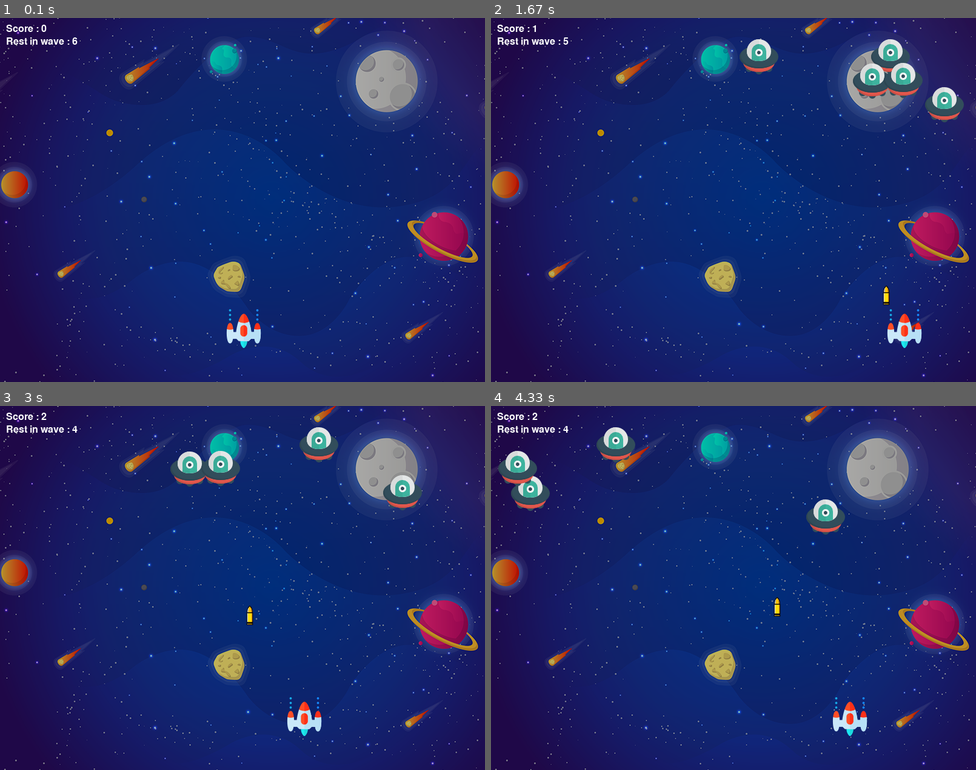
Above: before the commit, frames 1-4 (two rows, left to right).
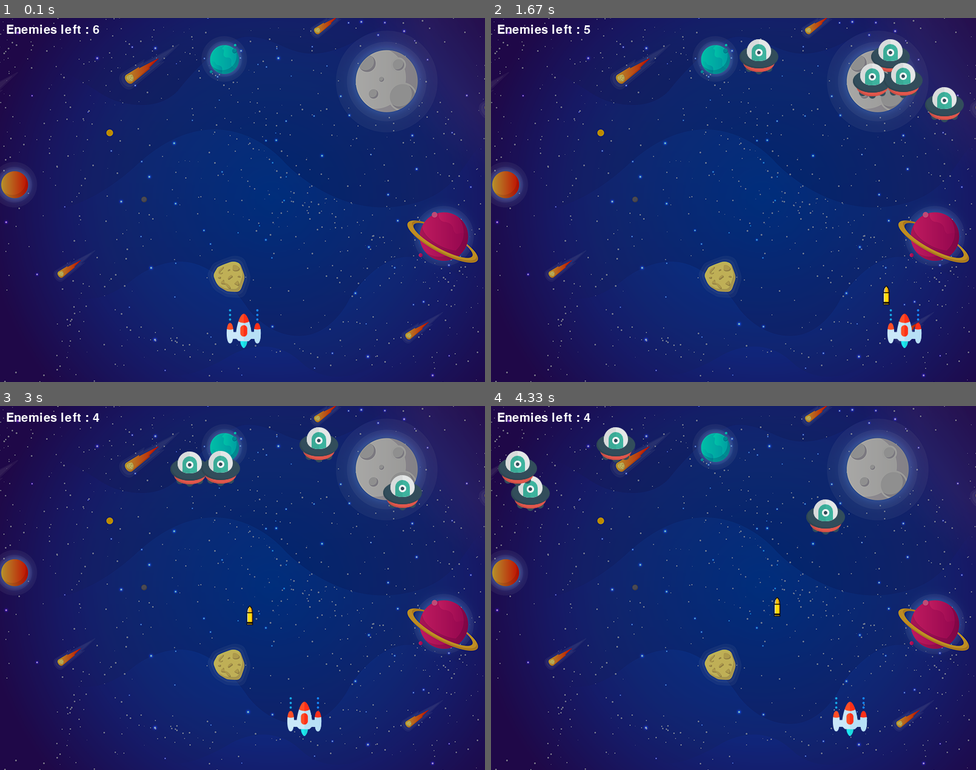
Above: after the commit, the same moments.

Repository: Liflaen/Coding
Game: pygame game, started from Python/space_invaders_game/main.py
Two runs of this game, one before a commit and one after it. Both use one fixed random seed, a clock stepped at 60 frames per second and the inputs below.
Inputs:
- Up to frame 1 (0.1 s): no input
- Up to frame 2 (1.67 s): tap Space at 0.33, 0.73, 1.03, 1.23, 1.53 s; hold Right 0.67-1.13 s; hold Right 1.17-1.63 s
- Up to frame 3 (3 s): hold Left 1.67-2.2 s; tap Space at 1.73, 2.03, 2.3, 2.6, 2.73 s; hold Left 2.23-2.63 s; hold Right from 2.67 s (still down)
- Up to frame 4 (4.33 s): tap Space at 3.03, 3.4, 3.7, 3.9, 4.2 s; release Right at 3.3 s; hold Left 3.33-3.8 s; hold Right 3.83-4.3 s

The runs differ from the first frame. In frame 1, 0.4% of the frame differs, in the area x 1-21%, y 1-8%; in frame 2, 0.4%; in frame 3, 0.4%; in frame 4, 0.4%.

Commit message:
Add of boss mechanic and shooting

Diff:
--- a/Python/space_invaders_game/main.py
+++ b/Python/space_invaders_game/main.py
@@ -16,7 +16,7 @@
 background = pygame.image.load('images\\background.png')
 
 # background sound of game (-1 will play it in loop)
-mixer.music.load('sounds\\background.wav')
+mixer.music.load('sounds\\space_ambient.wav')
 mixer.music.play(-1)
 
 # title and icon of main window
@@ -30,6 +30,7 @@
 playerY = 480
 playerX_change = 0
 playerX_speed = 5
+player_size = 64
 
 # multiplet enemies setup / list
 enemyImg = []
@@ -69,6 +70,14 @@
 final_bossX_speed = 5
 final_boss_size = 128
 
+# final boss slime attack
+final_boss_attackImg = pygame.image.load('images\\slime64.png')
+final_boss_attackX = 0
+final_boss_attack_start_coor = 40
+final_boss_attackY = final_boss_attack_start_coor
+final_boss_attackY_change = 7
+final_boss_attack_state = "ready"
+
 # bullet setup
 # Ready - u cant see bullet
 # Fire - bullet is fired and moving
@@ -79,18 +88,13 @@
 bulletY_change = 7
 bullet_state = "ready"
 
-# Score
-score_value = 0
-score_textX = 10
-score_textY = 10
-
 # rest of enemies
 rest_in_wave = 6
 rest_textX = 10
-rest_textY = 31
+rest_textY = 10
 
 # general text
-font = pygame.font.Font('freesansbold.ttf', 16)
+font = pygame.font.Font('freesansbold.ttf', 20)
 
 # game over text setup
 big_font = pygame.font.Font('freesansbold.ttf', 64)
@@ -120,18 +124,26 @@
     # +16 and +10 center of ship while firing
     screen.blit(bulletImg, (x + 16, y + 10))
 
-def isCollision(enemyX, enemyY, bulletX, bulletY, size):
+def fire_boss_attack(x, y):
+    global final_boss_attack_state
+    final_boss_attack_state = "fire"
+    screen.blit(final_boss_attackImg, (x + 64, y + 128))
+
+def isCollision(firstX, firstY, secondX, secondY, size):
     # distance between two points formula
-    distance = math.sqrt((math.pow(enemyX - bulletX, 2)) + (math.pow(enemyY - bulletY, 2)))
+    distance = math.sqrt((math.pow(firstX - secondX, 2)) + (math.pow(firstY - secondY, 2)))
     if distance < size:
         return True
     else:
         return False
 
-
-# main game loop
 running = True
 play_monster_kill = True
+
+#Game time
+start_ticks = pygame.time.get_ticks()
+
+# main game loop
 while running:
     # for cycle will search all event in program , it must be there becasue of infinity loop
     for event in pygame.event.get():
@@ -148,7 +160,7 @@
                 playerX_change = playerX_speed
             if event.key == pygame.K_SPACE:
                 # bullet will have same X coor the whole time otherwise with more space X will be changing
-                if bullet_state is "ready":
+                if bullet_state == "ready":
                     bulletX = playerX
                     bullet_sound = mixer.Sound('sounds\laser.wav')
                     bullet_sound.play()
@@ -191,21 +203,21 @@
 
             bulletY = bulletY_start_coor
             bullet_state = "ready"
-            score_value += 1
             rest_in_wave -= 1
-            if score_value < 1: #15
-                enemyX[i] = random.randint(0, 736)
-                enemyY[i] = random.randint(-130, -80)
-            # remove enemy from list
-            else:
+            if rest_in_wave < num_of_enemies:
+                # remove enemy from list
                 enemyX.remove(enemyX[i])
                 enemyY.remove(enemyY[i])
                 break
+            else:
+                enemyX[i] = random.randint(0, 736)
+                enemyY[i] = random.randint(-130, -80)
+
 
         enemy(enemyX[i], enemyY[i], i)
 
     # generate final boss
-    if score_value == 6:
+    if rest_in_wave == 0:
         # draw health of final boss
         shift = 5
         heart_size = 32
@@ -227,9 +239,34 @@
             elif final_bossX <= 0:
                 final_bossX_change += final_bossX_speed
 
+        # if final boss is out of galaxy on his place
+        if final_bossY >= 40 and final_boss_attack_state == "ready":
+            final_boss_attackX = final_bossX
+            fire_boss_attack(final_boss_attackX, final_boss_attackY)
+
+        # if attack is active / fire
+        if final_boss_attack_state == "fire":
+            fire_boss_attack(final_boss_attackX, final_boss_attackY)
+            final_boss_attackY += final_boss_attackY_change
+
+        # get new slime
+        if final_boss_attackY >= 600:
+            final_boss_attack_state = "ready"
+            final_boss_attackY = final_boss_attack_start_coor
+
+        # if boss hit game will end
+        collision_boss_to_player = isCollision(final_boss_attackX, final_boss_attackY, playerX - 16, playerY - 64, player_size)
+        if collision_boss_to_player:
+            enemy_explosion = mixer.Sound('sounds\explosion.wav')
+            enemy_explosion.play()
+            playerY = 2000
+            final_bossY = 2000
+            final_boss_attack_state = "stop"
+            fire_bullet = "stop"
+
         # collision with boss
-        collision = isCollision(final_bossX, final_bossY, bulletX, bulletY, final_boss_size)
-        if collision:
+        collision_bullet_to_boss = isCollision(final_bossX, final_bossY, bulletX, bulletY, final_boss_size)
+        if collision_bullet_to_boss:
             enemy_explosion = mixer.Sound('sounds\explosion.wav')
             enemy_explosion.play()
             bulletY = bulletY_start_coor
@@ -245,6 +282,9 @@
                 play_monster_kill = False
             main_text("YOU WON", 250, 250)
 
+        if playerY == 2000:
+            main_text("GAME OVER", 200, 250)
+
     # add boundaries of spaceshiop + moving space
     playerX += playerX_change
     if playerX <= 0:
@@ -258,13 +298,15 @@
         bulletY = bulletY_start_coor
 
     # bullet movement
-    if bullet_state is "fire":
+    if bullet_state == "fire":
         fire_bullet(bulletX, bulletY)
         bulletY -= bulletY_change
 
     player(playerX, playerY)
-    show_general_text(score_textX, score_textY, score_value, "Score")
-    show_general_text(rest_textX, rest_textY, rest_in_wave, "Rest in wave")
+    show_general_text(rest_textX, rest_textY, rest_in_wave, "Enemies left")
+
+    # time counting
+    seconds = (pygame.time.get_ticks() - start_ticks) / 1000
 
     # we need update our screen while stuff is changing
     pygame.display.update()
--- /dev/null
+++ b/Python/time_pygame.py
@@ -0,0 +1,13 @@
+import pygame
+
+pygame.init()
+
+mainloop = True
+start_ticks=pygame.time.get_ticks() #starter tick
+while mainloop: # mainloop
+    seconds=(pygame.time.get_ticks()-start_ticks)/1000 #calculate how many seconds
+    if seconds>10: # if more than 10 seconds close the game
+        break
+    print (seconds) #print how many seconds
+
+pygame.quit()
Binary file added: Python/space_invaders_game/images/slime32.png
Binary file added: Python/space_invaders_game/images/slime64.png
Not shown, changed: Python/space_invaders_game/sounds/background.wav
Not shown, changed: Python/space_invaders_game/sounds/explosion.wav
Not shown, changed: Python/space_invaders_game/sounds/laser.wav
Not shown, added: Python/space_invaders_game/sounds/space_ambient.wav
